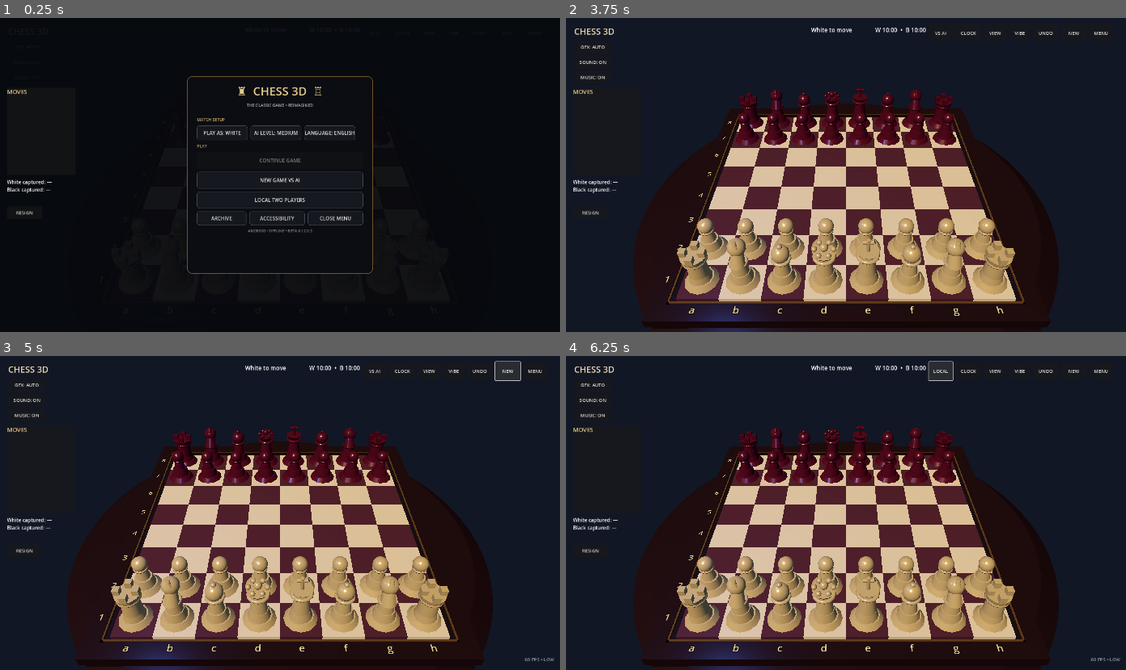
Above: before the commit, frames 1-4 (two rows, left to right).
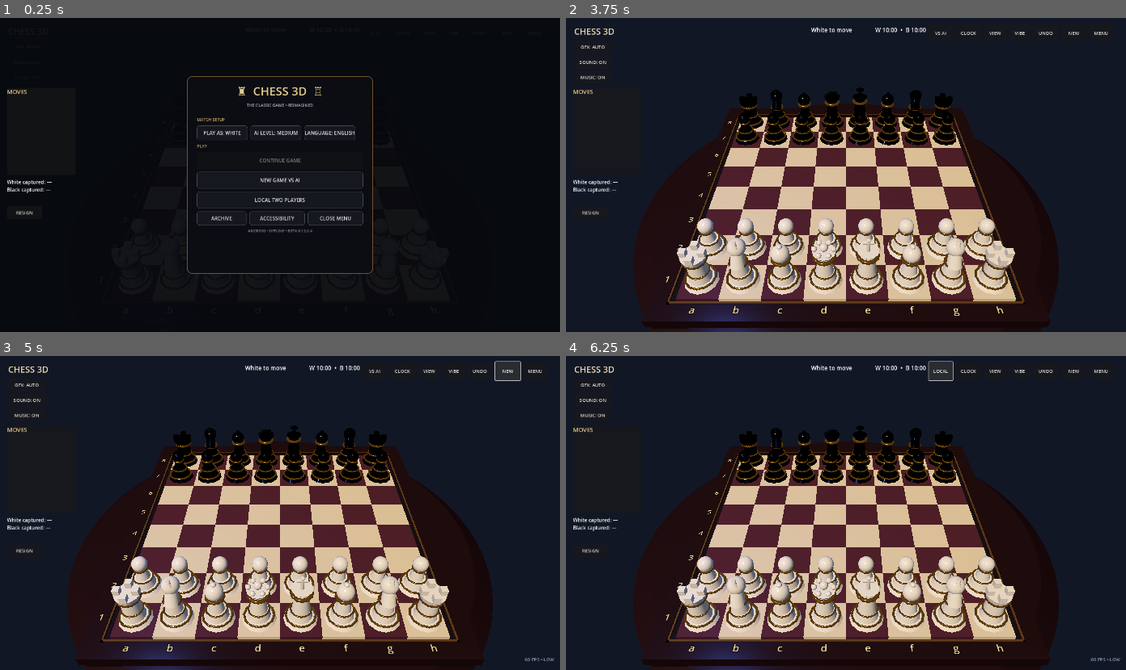
Above: after the commit, the same moments.

Repository: redxbox/chess-3d
Game: Godot game, scene res://src/main/main.tscn
Same seed, same stepped clock (60 frames per second), same inputs: the game is played once before the commit and once after it.
Inputs:
- Up to frame 1 (0.25 s): no input
- Up to frame 2 (3.75 s): click "PLAY AS: WHITE" at 0.5 s; click "PLAY AS: BLACK" at 1.25 s; click "PLAY AS: WHITE" at 2 s; click "PLAY AS: BLACK" at 2.75 s; click "NEW GAME VS AI" at 3.5 s
- Up to frame 3 (5 s): click "NEW" at 4.25 s
- Up to frame 4 (6.25 s): click "NEW" at 5 s; click "VS AI" at 5.75 s

The runs differ from the first frame. In frame 1, less than 0.1% of the frame differs, in the area x 55-56%, y 67-69%; in frame 2, 13%, in the area x 19-81%, y 22-89%; in frame 3, 13%; in frame 4, 13%.

Commit message:
Improve piece clarity with crystal onyx and gold materials
Co-authored-by: arena-agent <297053741+arena-agent@users.noreply.github.com>

Diff:
--- a/src/main/main.gd
+++ b/src/main/main.gd
@@ -280,17 +280,21 @@
 	_mesh_cache.clear()
 	for child in pieces_root.get_children():
 		child.queue_free()
-	var ivory := _material(Color("c8ad78"), 0.3, 0.2)
-	var ruby := _material(Color("591329"), 0.26, 0.32)
+	# High-contrast crystal/onyx materials inspired by luxury glass sets. The
+	# supplied reference sheet is not a tileable texture, so its visual language
+	# is reproduced with mobile-friendly PBR materials and gold accent geometry.
+	var crystal := _luxury_piece_material(Color("f2ead8"), 0.16, 0.08)
+	var onyx := _luxury_piece_material(Color("090b10"), 0.12, 0.58)
+	var gold := _luxury_piece_material(Color("d99a32"), 0.14, 0.92, true)
 	var names := {"p": "pawn", "r": "rook", "n": "knight", "b": "bishop", "q": "queen", "k": "king"}
 	for rank in BOARD_SIZE:
 		for file in BOARD_SIZE:
 			var code: String = game.board[rank][file]
 			if code != "":
-				_add_piece(names[code.to_lower()], file, rank, ivory if code == code.to_upper() else ruby)
-
-
-func _add_piece(kind: String, file: int, rank: int, material: Material) -> void:
+				_add_piece(names[code.to_lower()], file, rank, crystal if code == code.to_upper() else onyx, gold)
+
+
+func _add_piece(kind: String, file: int, rank: int, material: Material, accent: Material) -> void:
 	var piece := Node3D.new()
 	piece.name = "%s_%d_%d" % [kind.capitalize(), file, rank]
 	piece.position = Vector3((file - 3.5) * SQUARE_SIZE, 0.12, (rank - 3.5) * SQUARE_SIZE)
@@ -298,35 +302,37 @@
 	pieces_root.add_child(piece)
 
 	_add_cylinder(piece, 0.32, 0.42, 0.14, 0.08, material)
+	_add_torus(piece, 0.365, 0.028, 0.145, accent)
 	_add_cylinder(piece, 0.23, 0.29, 0.26, 0.26, material)
+	_add_torus(piece, 0.255, 0.022, 0.385, accent)
 
 	match kind:
 		"pawn":
 			_add_cylinder(piece, 0.13, 0.20, 0.42, 0.50, material)
-			_add_torus(piece, 0.15, 0.04, 0.70, material)
+			_add_torus(piece, 0.15, 0.04, 0.70, accent)
 			_add_sphere(piece, 0.20, 0.84, material)
 		"rook":
 			_add_cylinder(piece, 0.21, 0.25, 0.54, 0.53, material)
-			_add_torus(piece, 0.24, 0.055, 0.79, material)
+			_add_torus(piece, 0.24, 0.055, 0.79, accent)
 			_add_cylinder(piece, 0.31, 0.27, 0.15, 0.88, material)
 			for angle in [0.0, 90.0, 180.0, 270.0]:
 				var offset := Vector3(cos(deg_to_rad(angle)) * 0.22, 1.02, sin(deg_to_rad(angle)) * 0.22)
 				_add_box(piece, Vector3(0.16, 0.18, 0.16), offset, material)
 		"knight":
 			_add_cylinder(piece, 0.16, 0.23, 0.42, 0.48, material)
-			_add_torus(piece, 0.19, 0.045, 0.70, material)
+			_add_torus(piece, 0.19, 0.045, 0.70, accent)
 			_add_cylinder(piece, 0.13, 0.19, 0.48, 0.88, material, Vector3(-22, 0, 0))
 			_add_sphere(piece, 0.22, 1.10, material, Vector3(0.0, 0.0, -0.10))
 			_add_cylinder(piece, 0.035, 0.07, 0.20, 1.29, material, Vector3(-18, 0, -12))
 			_add_cylinder(piece, 0.035, 0.07, 0.20, 1.29, material, Vector3(-18, 0, 12))
 		"bishop":
 			_add_cylinder(piece, 0.12, 0.22, 0.62, 0.54, material)
-			_add_torus(piece, 0.20, 0.045, 0.83, material)
+			_add_torus(piece, 0.20, 0.045, 0.83, accent)
 			_add_sphere(piece, 0.22, 1.00, material)
 			_add_sphere(piece, 0.065, 1.23, material)
 		"queen":
 			_add_cylinder(piece, 0.14, 0.24, 0.72, 0.58, material)
-			_add_torus(piece, 0.23, 0.05, 0.91, material)
+			_add_torus(piece, 0.23, 0.05, 0.91, accent)
 			_add_cylinder(piece, 0.27, 0.18, 0.14, 1.01, material)
 			for angle in [0.0, 60.0, 120.0, 180.0, 240.0, 300.0]:
 				var crown_offset := Vector3(cos(deg_to_rad(angle)) * 0.22, 0.0, sin(deg_to_rad(angle)) * 0.22)
@@ -334,11 +340,10 @@
 			_add_sphere(piece, 0.10, 1.22, material)
 		"king":
 			_add_cylinder(piece, 0.15, 0.25, 0.78, 0.60, material)
-			_add_torus(piece, 0.23, 0.05, 0.96, material)
+			_add_torus(piece, 0.23, 0.05, 0.96, accent)
 			_add_cylinder(piece, 0.26, 0.16, 0.13, 1.06, material)
 			_add_cylinder(piece, 0.05, 0.05, 0.34, 1.29, material)
 			_add_cylinder(piece, 0.05, 0.05, 0.25, 1.39, material, Vector3(0, 0, 90))
-
 
 func _add_cylinder(parent: Node3D, top_radius: float, bottom_radius: float, height: float, y: float, material: Material, rotation := Vector3.ZERO) -> void:
 	var mesh_instance := MeshInstance3D.new()
@@ -579,7 +584,7 @@
 	tools.add_child(_close_menu_button)
 
 	var version := Label.new()
-	version.text = "ANDROID • OFFLINE • BETA 0.12.0.3"
+	version.text = "ANDROID • OFFLINE • BETA 0.12.0.4"
 	version.horizontal_alignment = HORIZONTAL_ALIGNMENT_CENTER
 	version.add_theme_font_size_override("font_size", 13)
 	version.add_theme_color_override("font_color", Color(0.48, 0.52, 0.61, 1))
@@ -798,7 +803,7 @@
 
 func _create_information_windows() -> void:
 	_tutorial_window = _information_window("HOW TO PLAY", "[font_size=24][b]QUICK START[/b][/font_size]\n\n1. Tap one of y …(409 unchanged characters)…
-	_about_window = _information_window("ABOUT & LICENSES", "[font_size=24][b]Chess 3D  •  Version 0.12.0 Beta 3[/b][/font_size]\n\nAn offline-first 3D  …(505 unchanged characters)…
+	_about_window = _information_window("ABOUT & LICENSES", "[font_size=24][b]Chess 3D  •  Version 0.12.0 Beta 4[/b][/font_size]\n\nAn offline-first 3D  …(505 unchanged characters)…
 
 
 func _information_window(title: String, content: String) -> Window:
@@ -1577,6 +1582,20 @@
 	_update_move_history()
 	_update_captured_pieces()
 	_save_autosave()
+
+
+func _luxury_piece_material(color: Color, roughness: float, metallic: float, emissive := false) -> StandardMaterial3D:
+	var material := StandardMaterial3D.new()
+	material.albedo_color = color
+	material.roughness = roughness
+	material.metallic = metallic
+	material.clearcoat_enabled = true
+	material.clearcoat_roughness = 0.08
+	if emissive:
+		material.emission_enabled = true
+		material.emission = color * 0.32
+		material.emission_energy_multiplier = 0.65
+	return material
 
 
 func _material(color: Color, roughness: float, metallic: float) -> StandardMaterial3D:
Not shown, changed: export_presets.cfg
Not shown, changed: .github/workflows/ci.yml
